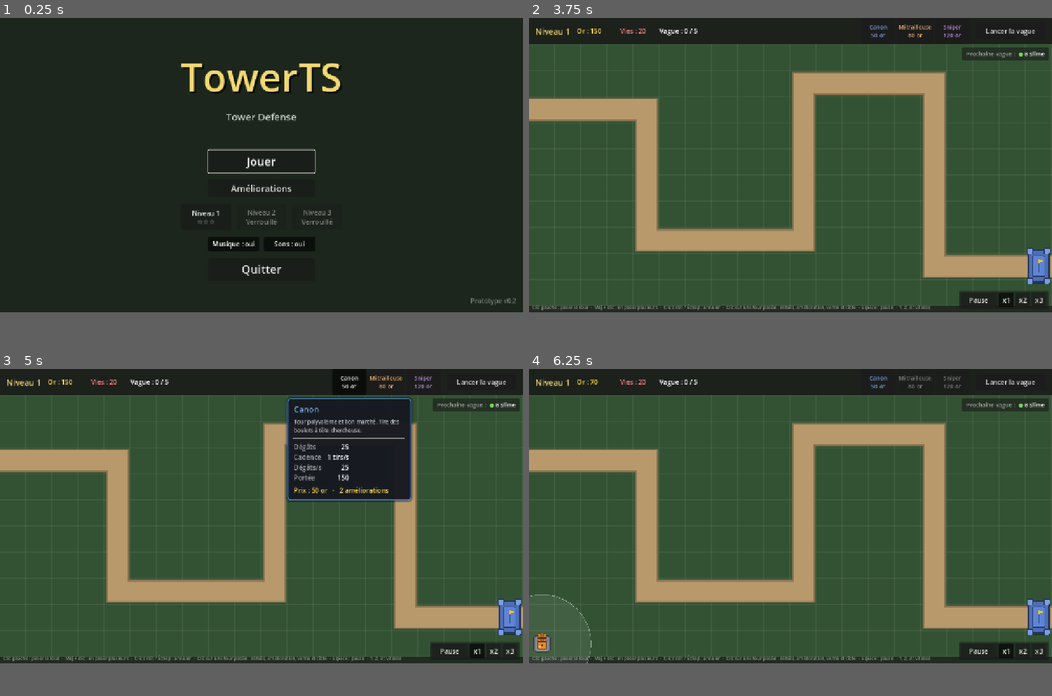
Above: before the commit, frames 1-4 (two rows, left to right).
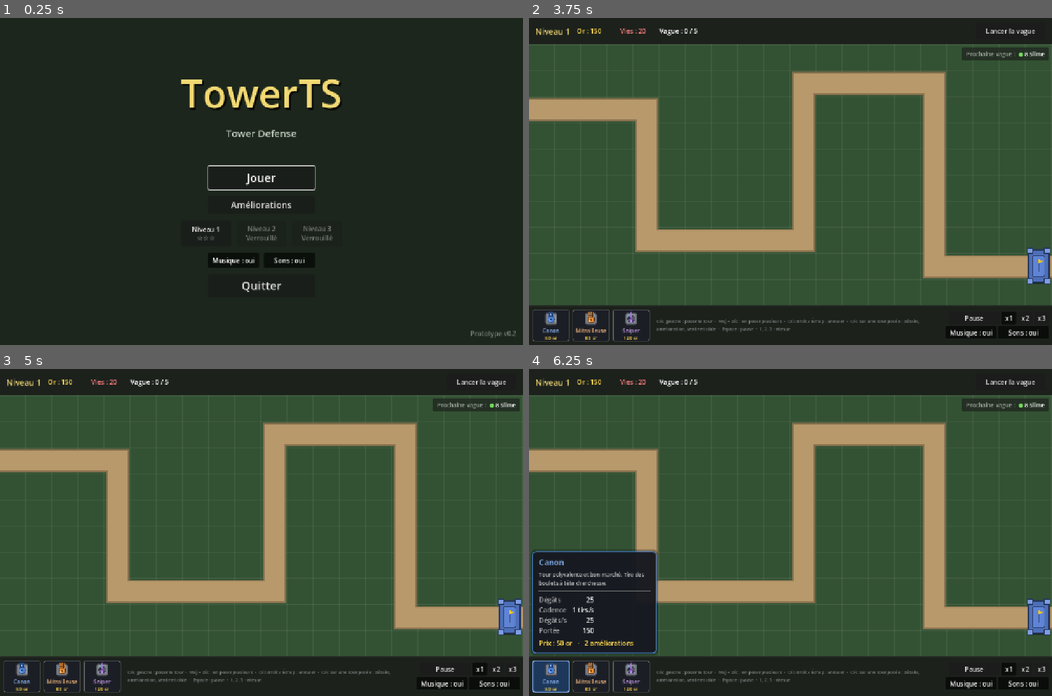
Above: after the commit, the same moments.

Repository: sam-fishermonger/TowerTS
Game: Godot game, scene res://scenes/ui/title_screen.tscn
Same seed, same stepped clock (60 frames per second), same inputs: the game is played once before the commit and once after it.
Inputs (mouse positions are in pixels of both pictures, inside the frame that each line leads up to):
- Up to frame 1 (0.25 s): no input
- Up to frame 2 (3.75 s): click "Musique : oui" at 0.5 s; click "Musique : non" at 1.25 s; click "Sons : oui" at 2 s; click "Sons : non" at 2.75 s; click "Jouer" at 3.5 s
- Up to frame 3 (5 s): click (350, 382) at 4.25 s, where only the run before the commit has a clickable "Canon 50 or"
- Up to frame 4 (6.25 s): click (916, 382) at 5 s, where only the run before the commit has a clickable "Mitrailleuse 80 or"; click (549, 646) at 5.77 s
In our replay, the window is 800x450 before the commit and 800x500 after it. These sizes can differ from the game's own. Grey fills any space a smaller window leaves; there, only what the larger window draws over its background counts as a difference.

The runs differ from the first frame. In frame 1, 4.3% of the frame differs, in the area x 34-99%, y 13-98%; in frame 2, 3.1%; in frame 3, 11%; in frame 4, 11%, in the area x 0-100%, y 2-99%.

Commit message:
Couper le son en jeu et barre d'achat en bas à gauche
- Boutons Musique et Sons en jeu (bas à droite), partagés avec l'écran titre
  dans la scène audio_toggles.tscn.
- La barre d'achat passe en bas à gauche : cases de même taille avec l'image
  de la tour (TowerIcon), son nom et son prix, grisées quand l'or manque.
- Fenêtre en 1280x800 : la nouvelle barre du bas ne cache aucune case de la carte.
- La fiche d'aperçu s'ouvre au-dessus de la case survolée, et les fiches restent
  dans la zone de la carte.

Co-Authored-By: Claude Opus 5.5 (1M context) <noreply@anthropic.com>
Claude-Session: https://claude.ai/code/session_01BHVRB2ykUp8KXdGsUY74FT

Diff:
--- a/project.godot
+++ b/project.godot
@@ -23,7 +23,7 @@
 [display]
 
 window/size/viewport_width=1280
-window/size/viewport_height=720
+window/size/viewport_height=800
 window/stretch/mode="canvas_items"
 
 [rendering]
--- /dev/null
+++ b/scenes/ui/audio_toggles.tscn
@@ -0,0 +1,26 @@
+[gd_scene format=3]
+
+[ext_resource type="Script" path="res://scripts/ui/audio_toggles.gd" id="1_toggles"]
+
+[node name="AudioToggles" type="HBoxContainer"]
+alignment = 1
+theme_override_constants/separation = 4
+script = ExtResource("1_toggles")
+
+[node name="MusicButton" type="Button" parent="."]
+unique_name_in_owner = true
+custom_minimum_size = Vector2(124, 36)
+layout_mode = 2
+focus_mode = 0
+toggle_mode = true
+button_pressed = true
+text = "Musique : oui"
+
+[node name="SoundButton" type="Button" parent="."]
+unique_name_in_owner = true
+custom_minimum_size = Vector2(124, 36)
+layout_mode = 2
+focus_mode = 0
+toggle_mode = true
+button_pressed = true
+text = "Sons : oui"
--- a/scenes/ui/hud.tscn
+++ b/scenes/ui/hud.tscn
@@ -3,6 +3,7 @@
 [ext_resource type="Script" path="res://scripts/ui/hud.gd" id="1_hud"]
 [ext_resource type="PackedScene" path="res://scenes/ui/tower_info_panel.tscn" id="2_info"]
 [ext_resource type="Shader" path="res://scripts/effects/damage_vignette.gdshader" id="3_vignette"]
+[ext_resource type="PackedScene" path="res://scenes/ui/audio_toggles.tscn" id="4_audio"]
 
 [sub_resource type="ShaderMaterial" id="ShaderMaterial_vignette"]
 shader = ExtResource("3_vignette")
@@ -67,12 +68,6 @@
 layout_mode = 2
 size_flags_horizontal = 3
 
-[node name="TowerButtons" type="HBoxContainer" parent="TopBar/Margin/Row"]
-unique_name_in_owner = true
-layout_mode = 2
-theme_override_constants/separation = 4
-alignment = 1
-
 [node name="NextWaveButton" type="Button" parent="TopBar/Margin/Row"]
 unique_name_in_owner = true
 custom_minimum_size = Vector2(170, 40)
@@ -80,18 +75,6 @@
 size_flags_vertical = 4
 focus_mode = 0
 text = "Lancer la vague"
-
-[node name="Hint" type="Label" parent="."]
-anchors_preset = 2
-anchor_top = 1.0
-anchor_bottom = 1.0
-offset_left = 8.0
-offset_top = -20.0
-offset_right = 900.0
-grow_vertical = 0
-theme_override_colors/font_color = Color(1, 1, 1, 0.5)
-theme_override_font_sizes/font_size = 11
-text = "Clic gauche : poser la tour  ·  Maj + clic : en poser plusieurs  ·  Clic droit / Échap : annuler  ·  Clic sur une tour posée : détails, amélioration, vente et cible  ·  Espace : pause  ·  1, 2, 3 : vitesse"
 
 [node name="WavePreview" type="PanelContainer" parent="."]
 unique_name_in_owner = true
@@ -123,42 +106,69 @@
 fit_content = true
 autowrap_mode = 0
 
-[node name="SpeedBar" type="PanelContainer" parent="."]
-anchors_preset = 3
-anchor_left = 1.0
+[node name="BottomBar" type="PanelContainer" parent="."]
+unique_name_in_owner = true
+anchors_preset = 12
 anchor_top = 1.0
 anchor_right = 1.0
 anchor_bottom = 1.0
-offset_left = -228.0
-offset_top = -52.0
-offset_right = -8.0
-offset_bottom = -8.0
-grow_horizontal = 0
+offset_top = -96.0
+grow_horizontal = 2
 grow_vertical = 0
 
-[node name="Margin" type="MarginContainer" parent="SpeedBar"]
-layout_mode = 2
-theme_override_constants/margin_left = 4
-theme_override_constants/margin_top = 4
-theme_override_constants/margin_right = 4
-theme_override_constants/margin_bottom = 4
-
-[node name="Row" type="HBoxContainer" parent="SpeedBar/Margin"]
-layout_mode = 2
+[node name="Margin" type="MarginContainer" parent="BottomBar"]
+layout_mode = 2
+theme_override_constants/margin_left = 8
+theme_override_constants/margin_top = 8
+theme_override_constants/margin_right = 8
+theme_override_constants/margin_bottom = 8
+
+[node name="Row" type="HBoxContainer" parent="BottomBar/Margin"]
+layout_mode = 2
+theme_override_constants/separation = 16
+
+[node name="TowerButtons" type="HBoxContainer" parent="BottomBar/Margin/Row"]
+unique_name_in_owner = true
+layout_mode = 2
+theme_override_constants/separation = 6
+
+[node name="Hint" type="Label" parent="BottomBar/Margin/Row"]
+layout_mode = 2
+size_flags_horizontal = 3
+size_flags_vertical = 1
+theme_override_colors/font_color = Color(1, 1, 1, 0.45)
+theme_override_font_sizes/font_size = 11
+text = "Clic gauche : poser la tour  ·  Maj + clic : en poser plusieurs  ·  Clic droit / Échap : annuler  ·  Clic sur une tour posée : détails, amélioration, vente et cible  ·  Espace : pause  ·  1, 2, 3 : vitesse"
+vertical_alignment = 1
+autowrap_mode = 3
+
+[node name="Controls" type="VBoxContainer" parent="BottomBar/Margin/Row"]
+layout_mode = 2
+alignment = 1
 theme_override_constants/separation = 4
 
-[node name="PauseButton" type="Button" parent="SpeedBar/Margin/Row"]
-unique_name_in_owner = true
-custom_minimum_size = Vector2(90, 0)
+[node name="SpeedRow" type="HBoxContainer" parent="BottomBar/Margin/Row/Controls"]
+layout_mode = 2
+alignment = 2
+theme_override_constants/separation = 4
+
+[node name="PauseButton" type="Button" parent="BottomBar/Margin/Row/Controls/SpeedRow"]
+unique_name_in_owner = true
+custom_minimum_size = Vector2(124, 0)
 layout_mode = 2
 focus_mode = 0
 toggle_mode = true
 text = "Pause"
 
-[node name="SpeedButtons" type="HBoxContainer" parent="SpeedBar/Margin/Row"]
+[node name="SpeedButtons" type="HBoxContainer" parent="BottomBar/Margin/Row/Controls/SpeedRow"]
 unique_name_in_owner = true
 layout_mode = 2
 theme_override_constants/separation = 4
+
+[node name="AudioToggles" parent="BottomBar/Margin/Row/Controls" instance=ExtResource("4_audio")]
+unique_name_in_owner = true
+layout_mode = 2
+button_height = 30.0
 
 [node name="PauseOverlay" type="ColorRect" parent="."]
 unique_name_in_owner = true
@@ -167,6 +177,7 @@
 anchor_right = 1.0
 anchor_bottom = 1.0
 offset_top = 64.0
+offset_bottom = -96.0
 grow_horizontal = 2
 grow_vertical = 2
 mouse_filter = 2
--- a/scenes/ui/title_screen.tscn
+++ b/scenes/ui/title_screen.tscn
@@ -1,6 +1,7 @@
 [gd_scene format=3]
 
 [ext_resource type="Script" path="res://scripts/ui/title_screen.gd" id="1_title"]
+[ext_resource type="PackedScene" path="res://scenes/ui/audio_toggles.tscn" id="9_audio"]
 
 [node name="TitleScreen" type="Control"]
 layout_mode = 3
@@ -75,26 +76,10 @@
 alignment = 1
 theme_override_constants/separation = 12
 
-[node name="AudioButtons" type="HBoxContainer" parent="Center/Menu"]
+[node name="AudioToggles" parent="Center/Menu" instance=ExtResource("9_audio")]
+unique_name_in_owner = true
 layout_mode = 2
-alignment = 1
 theme_override_constants/separation = 12
-
-[node name="MusicButton" type="Button" parent="Center/Menu/AudioButtons"]
-unique_name_in_owner = true
-custom_minimum_size = Vector2(124, 36)
-layout_mode = 2
-toggle_mode = true
-button_pressed = true
-text = "Musique : oui"
-
-[node name="SoundButton" type="Button" parent="Center/Menu/AudioButtons"]
-unique_name_in_owner = true
-custom_minimum_size = Vector2(124, 36)
-layout_mode = 2
-toggle_mode = true
-button_pressed = true
-text = "Sons : oui"
 
 [node name="QuitButton" type="Button" parent="Center/Menu"]
 unique_name_in_owner = true
--- a/scripts/levels/level.gd
+++ b/scripts/levels/level.gd
@@ -333,7 +333,7 @@
 func _show_lives_lost(amount: int, at: Vector2) -> void:
 	hud.play_damage_effect(amount)
 	# L'ennemi sort par le bord de l'écran : on ramène le texte dans la zone visible.
-	var area := get_viewport_rect().grow_individual(-24.0, -90.0, -24.0, -24.0)
+	var area := hud.get_play_area().grow(-24.0)
 	var shown_at := at.clamp(area.position, area.end)
 	_show_floating_text("-%d" % amount, LIVES_LOST_TEXT_COLOR, shown_at, 20)
 
--- /dev/null
+++ b/scripts/ui/audio_toggles.gd
@@ -0,0 +1,30 @@
+class_name AudioToggles
+extends HBoxContainer
+## Boutons « Musique » et « Sons » : chacun coupe ou remet sa partie du son. Utilisés
+## sur l'écran titre et en jeu ; le choix est enregistré (voir Sound).
+
+## Hauteur des boutons (plus petits dans la barre du jeu que sur l'écran titre).
+@export var button_height := 36.0
+
+@onready var music_button: Button = %MusicButton
+@onready var sound_button: Button = %SoundButton
+
+
+func _ready() -> void:
+	for button in [music_button, sound_button]:
+		button.custom_minimum_size.y = button_height
+	music_button.toggled.connect(func(on: bool) -> void:
+		Sound.set_music_enabled(on)
+		refresh())
+	sound_button.toggled.connect(func(on: bool) -> void:
+		Sound.set_sound_enabled(on)
+		refresh())
+	refresh()
+
+
+## Remet les boutons à jour d'après les réglages enregistrés.
+func refresh() -> void:
+	music_button.set_pressed_no_signal(Sound.is_music_enabled())
+	sound_button.set_pressed_no_signal(Sound.is_sound_enabled())
+	music_button.text = "Musique : %s" % ("oui" if music_button.button_pressed else "non")
+	sound_button.text = "Sons : %s" % ("oui" if sound_button.button_pressed else "non")
--- a/scripts/ui/hud.gd
+++ b/scripts/ui/hud.gd
@@ -1,6 +1,7 @@
 class_name Hud
 extends CanvasLayer
-## Interface du niveau : or, vies, vague, choix des tours et écran de fin.
+## Interface du niveau : or, vies et vague en haut ; barre d'achat des tours, pause,
+## vitesse et réglages du son en bas ; fiches des tours et écran de fin.
 
 ## Émis quand le joueur choisit une tour à placer (null = aucune).
 signal tower_selected(data: TowerData)
@@ -35,6 +36,7 @@
 @onready var gold_label: Label = %GoldLabel
 @onready var lives_label: Label = %LivesLabel
 @onready var wave_label: Label = %WaveLabel
+## Barre d'achat, en bas à gauche : une case TowerShopButton par type de tour.
 @onready var tower_buttons: HBoxContainer = %TowerButtons
 @onready var next_wave_button: Button = %NextWaveButton
 @onready var end_panel: PanelContainer = %EndPanel
@@ -48,6 +50,9 @@
 @onready var tower_details: TowerInfoPanel = %TowerDetails
 @onready var pause_button: Button = %PauseButton
 @onready var speed_buttons: HBoxContainer = %SpeedButtons
+@onready var audio_toggles: AudioToggles = %AudioToggles
+@onready var top_bar: Control = $TopBar
+@onready var bottom_bar: Control = %BottomBar
 @onready var pause_overlay: ColorRect = %PauseOverlay
 ## Composition de la prochaine vague et bonus pour la lancer en avance.
 @onready var wave_preview: PanelContainer = %WavePreview
@@ -103,16 +108,8 @@
 		speed_button.pressed.connect(game_speed_selected.emit.bind(speed))
 		speed_buttons.add_child(speed_button)
 	for data in tower_types:
-		var button := Button.new()
-		# Nom et prix sur deux lignes : la barre garde de la place jusqu'à 6 ou 7 tours.
-		button.text = "%s\n%d or" % [data.display_name, data.get_cost()]
-		button.add_theme_font_size_override("font_size", 14)
-		button.custom_minimum_size = Vector2(84, 0)
-		button.toggle_mode = true
+		var button := TowerShopButton.new(data)
 		button.button_group = _tower_group
-		button.focus_mode = Control.FOCUS_NONE
-		button.add_theme_color_override("font_color", data.color.lightened(0.3))
-		button.set_meta("tower_data", data)
 		button.pressed.connect(_on_tower_button_pressed)
 		button.mouse_entered.connect(_on_tower_button_hovered.bind(button))
 		button.mouse_exited.connect(shop_info.close)
@@ -132,14 +129,15 @@
 ## Affiche la fiche d'une tour posée (null = la fermer).
 func show_tower_details(tower: Tower) -> void:
 	if tower:
+		tower_details.bounds = get_play_area()
 		tower_details.show_tower(tower, _gold)
 	else:
 		tower_details.close()
 
 
 func set_selected_tower(data: TowerData) -> void:
-	for button: Button in tower_buttons.get_children():
-		button.set_pressed_no_signal(button.get_meta("tower_data") == data)
+	for button: TowerShopButton in tower_buttons.get_children():
+		button.set_pressed_no_signal(button.data == data)
 	_update_tower_buttons()
 
 
@@ -228,16 +226,26 @@
 		%RestartButton.grab_focus()
 
 
+## Zone de la carte visible entre la barre du haut et celle du bas.
+func get_play_area() -> Rect2:
+	var screen := get_viewport().get_visible_rect()
+	var top := top_bar.get_global_rect().end.y
+	return Rect2(0.0, top, screen.size.x, bottom_bar.get_global_rect().position.y - top)
+
+
 func _update_tower_buttons() -> void:
-	for button: Button in tower_buttons.get_children():
-		var data: TowerData = button.get_meta("tower_data")
-		button.disabled = data.get_cost() > _gold and not button.button_pressed
+	for button: TowerShopButton in tower_buttons.get_children():
+		var cost := button.data.get_cost()
+		button.disabled = cost > _gold and not button.button_pressed
+		button.set_price(cost, cost <= _gold)
 
 
 func _on_tower_button_pressed() -> void:
-	var pressed := _tower_group.get_pressed_button()
-	tower_selected.emit(pressed.get_meta("tower_data") if pressed else null)
-
-
-func _on_tower_button_hovered(button: Button) -> void:
-	shop_info.show_tower_type(button.get_meta("tower_data"), _gold, button.get_global_rect())
+	var pressed := _tower_group.get_pressed_button() as TowerShopButton
+	tower_selected.emit(pressed.data if pressed else null)
+
+
+func _on_tower_button_hovered(button: TowerShopButton) -> void:
+	# L'aperçu s'ouvre au-dessus de la barre d'achat, sur la carte.
+	shop_info.bounds = get_play_area()
+	shop_info.show_tower_type(button.data, _gold, button.get_global_rect())
--- a/scripts/ui/title_screen.gd
+++ b/scripts/ui/title_screen.gd
@@ -12,8 +12,6 @@
 @onready var quit_button: Button = %QuitButton
 @onready var reset_button: Button = %ResetButton
 @onready var reset_dialog: ConfirmationDialog = %ResetDialog
-@onready var music_button: Button = %MusicButton
-@onready var sound_button: Button = %SoundButton
 
 
 func _ready() -> void:
@@ -24,13 +22,6 @@
 	quit_button.visible = not OS.has_feature("web")
 	reset_button.pressed.connect(reset_dialog.popup_centered)
 	reset_dialog.confirmed.connect(_on_reset_confirmed)
-	music_button.toggled.connect(func(on: bool) -> void:
-		Sound.set_music_enabled(on)
-		_refresh_audio_buttons())
-	sound_button.toggled.connect(func(on: bool) -> void:
-		Sound.set_sound_enabled(on)
-		_refresh_audio_buttons())
-	_refresh_audio_buttons()
 	_build_level_buttons()
 	Sound.play_music()
 	play_button.grab_focus()
@@ -63,13 +54,6 @@
 	reset_button.visible = any_won
 
 
-func _refresh_audio_buttons() -> void:
-	music_button.set_pressed_no_signal(Sound.is_music_enabled())
-	sound_button.set_pressed_no_signal(Sound.is_sound_enabled())
-	music_button.text = "Musique : %s" % ("oui" if music_button.button_pressed else "non")
-	sound_button.text = "Sons : %s" % ("oui" if sound_button.button_pressed else "non")
-
-
 func _on_reset_confirmed() -> void:
 	Progress.reset_campaign()
 	_build_level_buttons()
--- /dev/null
+++ b/scripts/ui/tower_icon.gd
@@ -0,0 +1,27 @@
+class_name TowerIcon
+extends Control
+## Image d'un type de tour, comme sur la carte : socle et tourelle tournée vers le haut,
+## ou un carré de sa couleur si le type de tour n'a pas d'image.
+
+var data: TowerData:
+	set(value):
+		data = value
+		queue_redraw()
+
+
+func _draw() -> void:
+	if data == null:
+		return
+	var side := minf(size.x, size.y)
+	var center := size / 2.0
+	# Mêmes proportions que Tower._draw_body : la tourelle déborde un peu du socle.
+	var base_side := side / 1.3
+	var base_rect := Rect2(center - Vector2.ONE * base_side / 2.0, Vector2.ONE * base_side)
+	if data.turret_texture == null:
+		draw_rect(base_rect, data.color.darkened(0.35))
+		draw_circle(center, base_side * 0.3, data.color)
+		return
+	draw_texture_rect(Tower.BASE_TEXTURE, base_rect, false)
+	draw_set_transform(center, -PI / 2.0 if data.turret_rotates else 0.0)
+	draw_texture_rect(data.turret_texture, Rect2(-Vector2.ONE * side / 2.0, Vector2.ONE * side), false)
+	draw_set_transform(Vector2.ZERO)
--- a/scripts/ui/tower_info_panel.gd
+++ b/scripts/ui/tower_info_panel.gd
@@ -11,13 +11,14 @@
 
 ## Écart entre la fiche et ce qu'elle décrit, et marge avec les bords de l'écran.
 const GAP := 8.0
-## Haut de la zone de jeu, sous la barre du HUD.
-const TOP_LIMIT := 72.0
 const BONUS_COLOR := Color(0.55, 0.95, 0.55)
 const MUTED_COLOR := Color(1, 1, 1, 0.6)
 const PRICE_COLOR := Color(1, 0.85, 0.3)
 const TOO_EXPENSIVE_COLOR := Color(1, 0.45, 0.45)
 
+## Zone de l'écran où la fiche doit rester (vide = tout l'écran) : le HUD y met la
+## carte, entre ses barres du haut et du bas.
+var bounds := Rect2()
 ## Type de tour affiché.
 var data: TowerData
 ## Tour posée affichée, ou null en mode aperçu.
@@ -26,7 +27,7 @@
 var _gold := 0
 ## Zone de l'écran que la fiche décrit (bouton ou tour).
 var _anchor_rect := Rect2()
-## true : à côté de la zone (tour posée) ; false : en dessous (bouton).
+## true : à côté de la zone (tour posée) ; false : au-dessus ou en dessous (bouton).
 var _beside := false
 
 @onready var name_label: Label = %NameLabel
@@ -52,7 +53,8 @@
 	resized.connect(_reposition)
 
 
-## Aperçu d'un type de tour, sous la zone donnée (le bouton de la barre d'achat).
+## Aperçu d'un type de tour, au-dessus de la zone donnée (le bouton de la barre
+## d'achat), ou en dessous s'il n'y a pas la place.
 func show_tower_type(tower_data: TowerData, gold: int, anchor_rect: Rect2) -> void:
 	_set_tower(null)
 	data = tower_data
@@ -214,17 +216,19 @@
 func _reposition() -> void:
 	if not visible or not is_inside_tree():
 		return
-	var screen := get_viewport_rect().size
+	var area := bounds if bounds.has_area() else get_viewport_rect()
 	var target: Vector2
 	if _beside:
 		# À droite de la tour, ou à gauche s'il n'y a pas la place.
 		target.x = _anchor_rect.end.x + GAP
-		if target.x + size.x > screen.x - GAP:
+		if target.x + size.x > area.end.x - GAP:
 			target.x = _anchor_rect.position.x - GAP - size.x
 		target.y = _anchor_rect.get_center().y - size.y / 2.0
 	else:
 		target.x = _anchor_rect.get_center().x - size.x / 2.0
-		target.y = _anchor_rect.end.y + GAP
-	target.x = clampf(target.x, GAP, maxf(GAP, screen.x - size.x - GAP))
-	target.y = clampf(target.y, TOP_LIMIT, maxf(TOP_LIMIT, screen.y - size.y - GAP))
+		target.y = _anchor_rect.position.y - GAP - size.y
+		if target.y < area.position.y + GAP:
+			target.y = _anchor_rect.end.y + GAP
+	target.x = clampf(target.x, area.position.x + GAP, maxf(area.position.x + GAP, area.end.x - size.x - GAP))
+	target.y = clampf(target.y, area.position.y + GAP, maxf(area.position.y + GAP, area.end.y - size.y - GAP))
 	position = target
--- /dev/null
+++ b/scripts/ui/tower_shop_button.gd
@@ -0,0 +1,85 @@
+class_name TowerShopButton
+extends Button
+## Case de la barre d'achat : image de la tour, nom et prix. Toutes les cases ont la
+## même taille, quel que soit le nom. Enfoncée quand la tour est choisie pour être posée.
+
+const SLOT_SIZE := Vector2(92, 80)
+const ICON_SIZE := 40.0
+const PRICE_COLOR := Color(1, 0.85, 0.3)
+const TOO_EXPENSIVE_COLOR := Color(1, 0.45, 0.45)
+## Transparence d'une case dont la tour est trop chère.
+const UNAFFORDABLE_ALPHA := 0.45
+
+var data: TowerData
+
+var _price_label: Label
+
+
+func _init(tower_data: TowerData = null) -> void:
+	data = tower_data
+	custom_minimum_size = SLOT_SIZE
+	toggle_mode = true
+	focus_mode = Control.FOCUS_NONE
+	clip_contents = true
+
+
+func _ready() -> void:
+	_apply_styles()
+	var column := VBoxContainer.new()
+	column.set_anchors_and_offsets_preset(Control.PRESET_FULL_RECT, Control.PRESET_MODE_MINSIZE, 4)
+	column.add_theme_constant_override("separation", 0)
+	column.alignment = BoxContainer.ALIGNMENT_CENTER
+	column.mouse_filter = Control.MOUSE_FILTER_IGNORE
+	add_child(column)
+
+	var icon_view := TowerIcon.new()
+	icon_view.data = data
+	icon_view.custom_minimum_size = Vector2.ONE * ICON_SIZE
+	icon_view.size_flags_horizontal = Control.SIZE_SHRINK_CENTER
+	icon_view.mouse_filter = Control.MOUSE_FILTER_IGNORE
+	column.add_child(icon_view)
+	var name_label := _add_label(column, data.display_name, 13, data.color.lightened(0.35))
+	name_label.text_overrun_behavior = TextServer.OVERRUN_TRIM_ELLIPSIS
+	_price_label = _add_label(column, "", 12, PRICE_COLOR)
+	set_price(data.get_cost(), true)
+
+
+## Affiche le prix, en rouge et la case grisée s'il dépasse l'or disponible.
+func set_price(cost: int, affordable: bool) -> void:
+	if _price_label == null:
+		return
+	_price_label.text = "%d or" % cost
+	_price_label.add_theme_color_override("font_color", PRICE_COLOR if affordable else TOO_EXPENSIVE_COLOR)
+	modulate.a = 1.0 if affordable or button_pressed else UNAFFORDABLE_ALPHA
+
+
+func _add_label(parent: Control, text_value: String, font_size: int, color: Color) -> Label:
+	var label := Label.new()
+	label.text = text_value
+	label.horizontal_alignment = HORIZONTAL_ALIGNMENT_CENTER
+	label.add_theme_font_size_override("font_size", font_size)
+	label.add_theme_color_override("font_color", color)
+	label.mouse_filter = Control.MOUSE_FILTER_IGNORE
+	parent.add_child(label)
+	return label
+
+
+## Fond sombre ; bordure de la couleur de la tour au survol, épaisse quand elle est choisie.
+func _apply_styles() -> void:
+	var normal := StyleBoxFlat.new()
+	normal.bg_color = Color(0.11, 0.12, 0.15)
+	normal.set_border_width_all(2)
+	normal.border_color = Color(1, 1, 1, 0.12)
+	normal.set_corner_radius_all(6)
+	var hover := normal.duplicate() as StyleBoxFlat
+	hover.bg_color = Color(0.15, 0.16, 0.2)
+	hover.border_color = data.color
+	var pressed := hover.duplicate() as StyleBoxFlat
+	pressed.bg_color = data.color.darkened(0.6)
+	pressed.set_border_width_all(3)
+	pressed.border_color = data.color.lightened(0.3)
+	add_theme_stylebox_override("normal", normal)
+	add_theme_stylebox_override("hover", hover)
+	add_theme_stylebox_override("pressed", pressed)
+	add_theme_stylebox_override("hover_pressed", pressed)
+	add_theme_stylebox_override("disabled", normal)
--- a/tests/run_tests.gd
+++ b/tests/run_tests.gd
@@ -276,17 +276,38 @@
 	var title := TITLE_SCREEN.instantiate()
 	root.add_child(title)
 	await process_frame
-	var music_button: Button = title.get_node("%MusicButton")
+	var music_button: Button = title.get_node("%AudioToggles").music_button
 	music_button.button_pressed = false
 	_check(AudioServer.is_bus_mute(AudioServer.get_bus_index(&"Music")) and music_button.text == "Musique : non",
 		"le bouton Musique coupe la musique")
 	_check(Progress.get_setting("music", true) == false, "le choix est enregistré")
 	music_button.button_pressed = true
 	_check(not AudioServer.is_bus_mute(AudioServer.get_bus_index(&"Music")), "et la remet")
-	var sound_button: Button = title.get_node("%SoundButton")
+	var sound_button: Button = title.get_node("%AudioToggles").sound_button
 	sound_button.button_pressed = false
 	_check(AudioServer.is_bus_mute(AudioServer.get_bus_index(&"Sfx")), "le bouton Sons coupe les effets")
 	sound_button.button_pressed = true
+	await _free(title)
+
+	# Les mêmes réglages en jeu, dans la barre du bas, même pendant la pause.
+	var level := await _spawn_level(LEVEL_01)
+	var toggles := level.hud.audio_toggles
+	_check(toggles.is_visible_in_tree() and toggles.music_button.button_pressed and toggles.sound_button.button_pressed,
+		"en jeu : boutons Musique et Sons, à oui")
+	level.set_paused(true)
+	toggles.music_button.button_pressed = false
+	toggles.sound_button.button_pressed = false
+	_check(AudioServer.is_bus_mute(AudioServer.get_bus_index(&"Music"))
+		and AudioServer.is_bus_mute(AudioServer.get_bus_index(&"Sfx")), "en jeu et en pause, ils coupent musique et sons")
+	_check(toggles.music_button.text == "Musique : non" and toggles.sound_button.text == "Sons : non",
+		"les boutons affichent l'état")
+	await _free(level)
+	title = TITLE_SCREEN.instantiate()
+	root.add_child(title)
+	await process_frame
+	_check(not title.get_node("%AudioToggles").music_button.button_pressed, "l'écran titre reprend le réglage choisi en jeu")
+	Sound.set_music_enabled(true)
+	Sound.set_sound_enabled(true)
 	await _free(title)
 
 
@@ -345,6 +366,8 @@
 	level.select_tower(GATLING)
 	_check(level.placer.selected_tower == GATLING, "le placeur garde la tour sélectionnée")
 	_check(level.hud.tower_buttons.get_child(1).button_pressed, "le bouton de la tour sélectionnée est enfoncé")
+	_check(level.hud.tower_buttons.get_child(2).disabled and level.hud.tower_buttons.get_child(2).modulate.a < 1.0,
+		"une tour trop chère est grisée dans la barre d'achat")
 	level.select_tower(null)
 	_check(not level.hud.tower_buttons.get_child(1).button_pressed, "désélection")
 	await _free(level)
@@ -416,6 +439,15 @@
 	print("Fiches des tours")
 	var level := await _spawn_level(LEVEL_01)
 	var hud := level.hud
+	var screen := root.get_visible_rect()
+	var slots := hud.tower_buttons.get_children()
+	var first_rect: Rect2 = slots[0].get_global_rect()
+	_check(first_rect.position.x < 32.0 and first_rect.end.y > screen.end.y - 32.0, "barre d'achat en bas à gauche")
+	_check(slots.all(func(slot: TowerShopButton) -> bool: return slot.size == first_rect.size),
+		"toutes les cases ont la même taille (%s)" % first_rect.size)
+	_check(slots[0].find_children("*", "TowerIcon", true, false).size() == 1, "chaque case montre l'image de la tour")
+	_check(first_rect.position.y >= level.map.cell_to_world(Vector2i(0, level.map.rows - 1)).y + level.map.cell_size / 2.0,
+		"la barre ne cache aucune case de la carte")
 	var button: Button = hud.tower_buttons.get_child(0)
 	button.mouse_entered.emit()
 	await process_frame
@@ -425,7 +457,7 @@
 	_check(not shop.upgrade_button.is_visible_in_tree() and not shop.sell_button.is_visible_in_tree() \
 		and not shop.target_button.visible and not shop.close_button.visible, "pas de boutons sur l'aperçu")
 	_check(shop.stats_grid.get_child_count() == 4 * 3, "4 statistiques pour le canon")
-	_check(shop.position.y >= button.get_global_rect().end.y, "la fiche s'ouvre sous le bouton")
+	_check(shop.get_global_rect().end.y <= button.get_global_rect().position.y, "la fiche s'ouvre au-dessus du bouton")
 	button.mouse_exited.emit()
 	_check(not shop.visible, "la fiche se ferme quand la souris quitte le bouton")
 
Not shown, added: scripts/ui/audio_toggles.gd.uid
Not shown, added: scripts/ui/tower_icon.gd.uid
Not shown, added: scripts/ui/tower_shop_button.gd.uid
Not shown, changed: README.md
